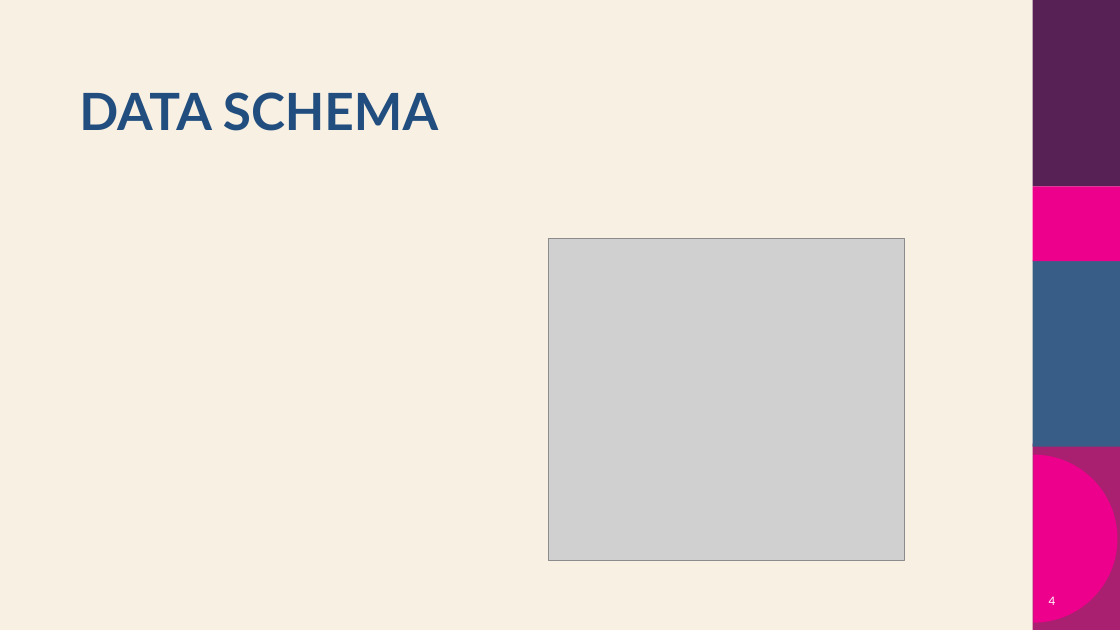
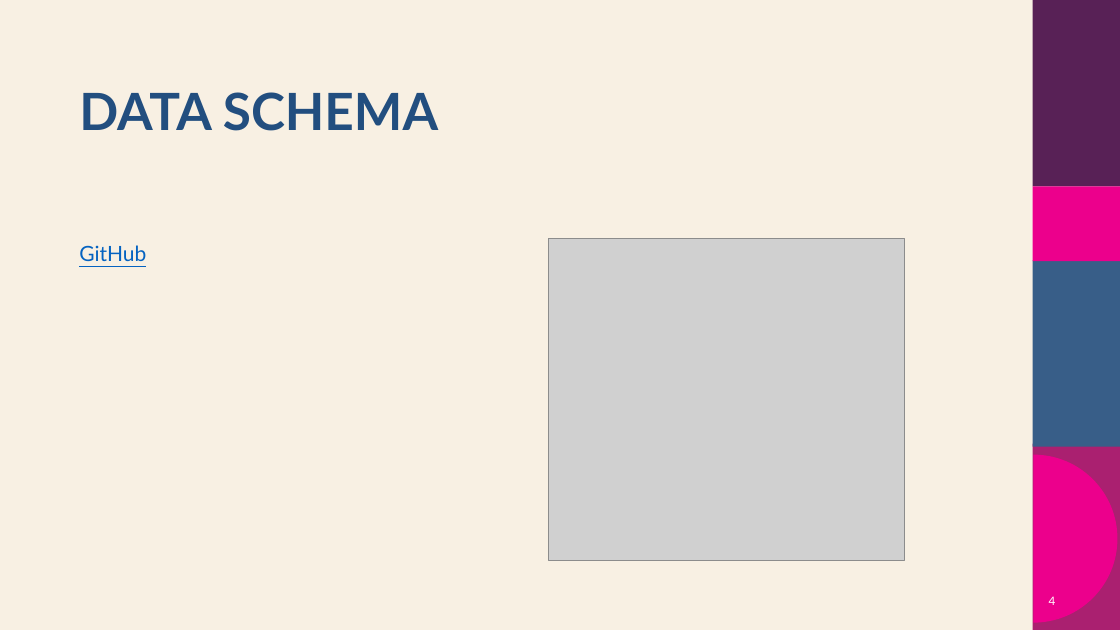
Before and after one commit to stinooo/LOLMEDIA, a slide deck: slide 4 of LOLmedia.pptx. Drawn at 1120x630 pixels with LibreOffice and Linux fonts; fonts in the diff are those of the drawing; grey boxes stand for pictures; background and template pictures are left out. Boxes give left, top, right and bottom in pixels: in the first picture for what was removed or moved away, otherwise in the second. Text is boxed around its words. In the diff, an @@ line names an element or a change of style, - is before the commit and + after.

Commit message:
last one

```diff
--- a/LOLmedia.pptx
+++ b/LOLmedia.pptx
@@ text added at [79,245,146,261], 18 pt, text #0563C1, underline @@
+GitHub
```
